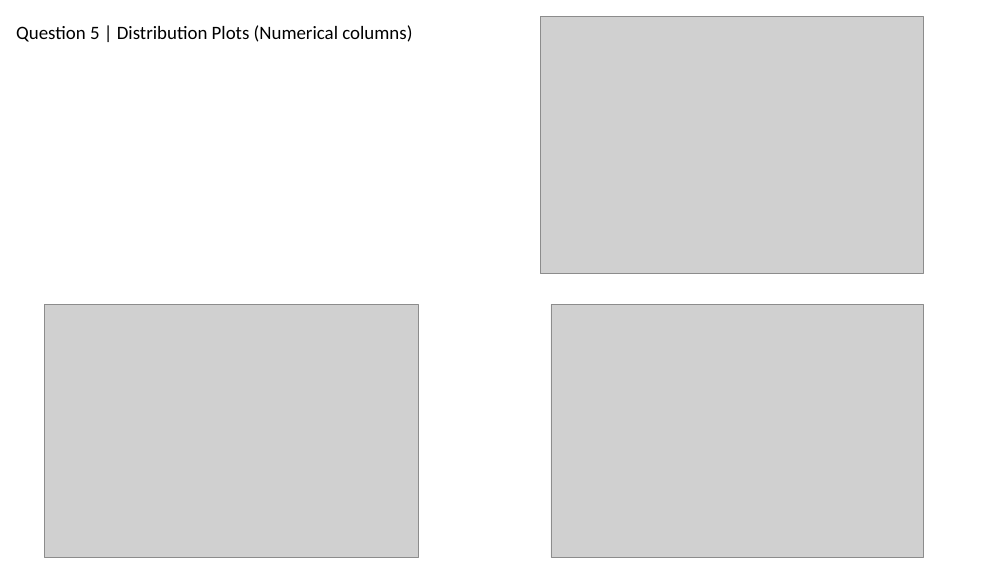
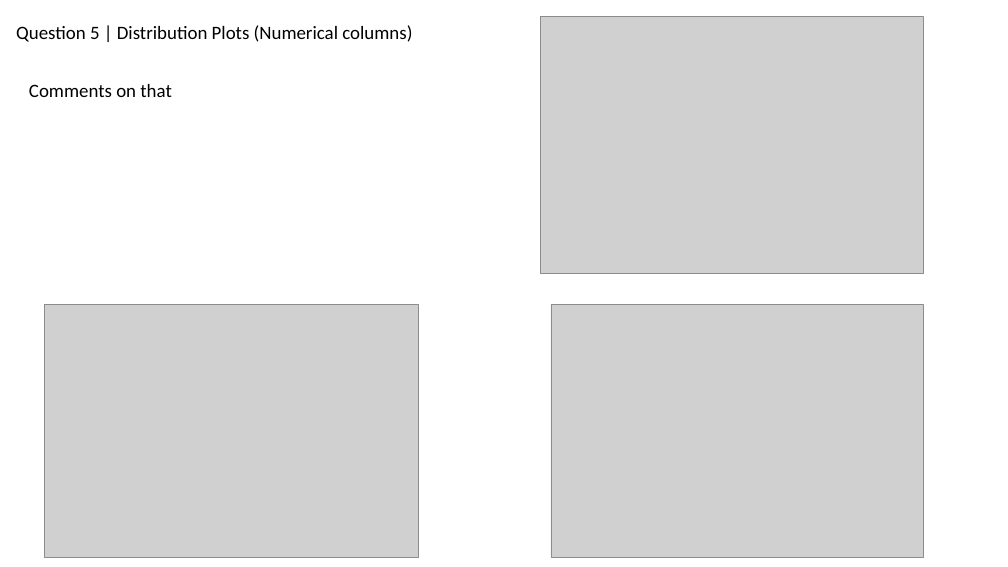
Before and after one commit to ownedbyphysics/ferProject, a slide deck: slide 6 of GeorgopoulosSpyros_FerreroPresentation.pptx. Drawn at 1008x567 pixels with LibreOffice and Linux fonts; fonts in the diff are those of the drawing; grey boxes stand for pictures. Boxes give left, top, right and bottom in pixels: in the first picture for what was removed or moved away, otherwise in the second. Text is boxed around its words. In the diff, an @@ line names an element or a change of style, - is before the commit and + after.

```diff
--- a/GeorgopoulosSpyros_FerreroPresentation.pptx
+++ b/GeorgopoulosSpyros_FerreroPresentation.pptx
@@ text added at [29,84,171,97], 18 pt, text #000000 @@
+Comments on that
```
Also in this commit, not shown: 7 other slides changed, 1 slide added, 1 slide removed, 3 other files.
